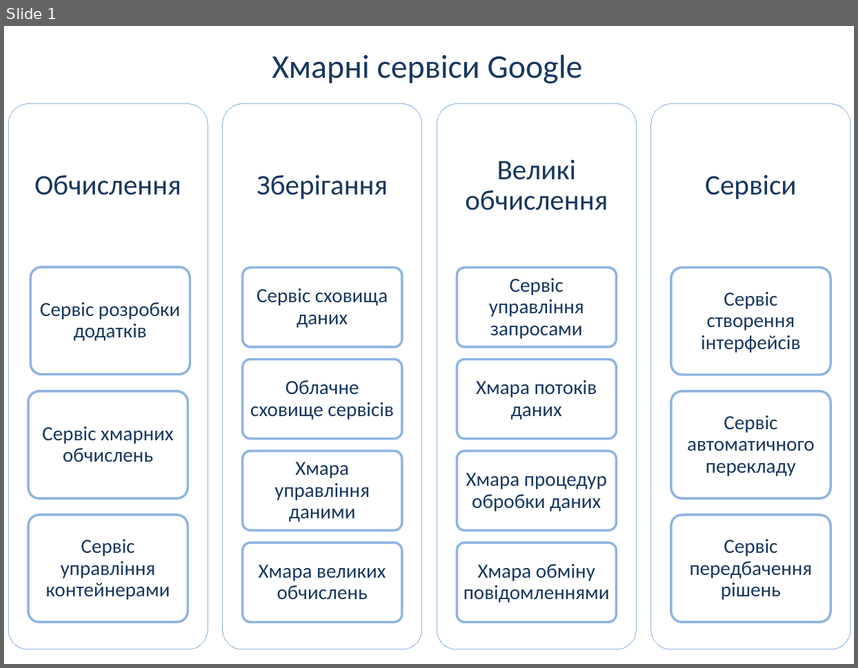
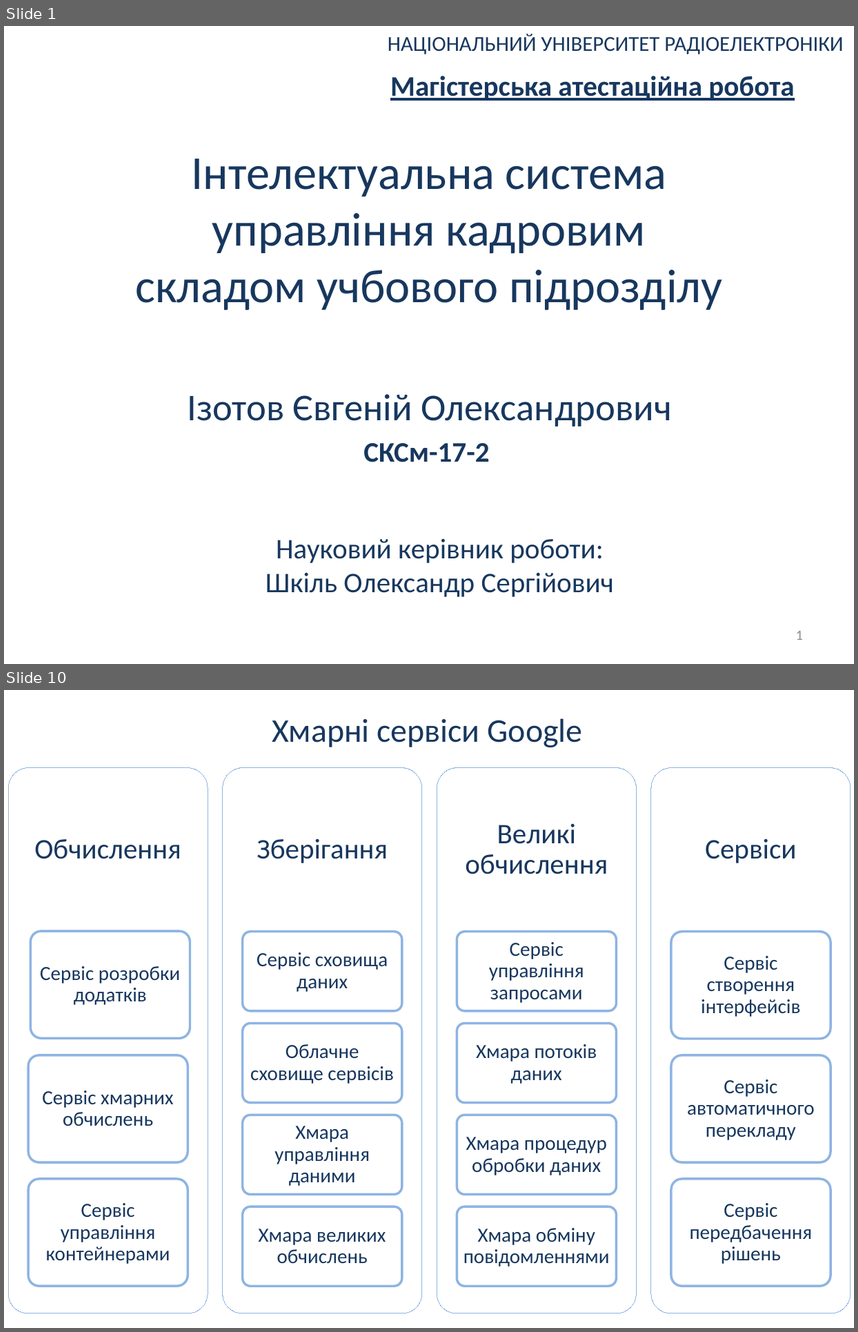
Before and after one commit to UdgineIzotov/diplom-doc, a slide deck: root/Презентация.pptx. Shown one above the other, each under a label of ours: slide 1 before the commit, slides 1 and 10 after it; the slides between them are not shown. The pictures are 858x668 and 858x1332 pixels, drawn with LibreOffice and Linux fonts; fonts in the diff are those of the drawing. Boxes give left, top, right and bottom in pixels: in the first picture for what was removed or moved away, otherwise in the second. Text is boxed around its words. In the diff, an @@ line names an element or a change of style, - is before the commit and + after.

```diff
--- a/root/Презентация.pptx
+++ b/root/Презентация.pptx
@@ slide 1 added at [4, 26, 854, 664], background #FFFFFF @@
@@ text added at [388, 34, 843, 54], 18 pt, text #17375E @@
+НАЦІОНАЛЬНИЙ УНІВЕРСИТЕТ РАДІОЕЛЕКТРОНІКИ
@@ text added at [390, 76, 794, 101], 24 pt, text #17375E, bold, underline @@
+Магістерська атестаційна робота
@@ text added at [135, 158, 722, 310], 40 pt, text #17375E @@
+Інтелектуальна система управління кадровим складом учбового підрозділу
@@ text added at [187, 394, 671, 426], 32 pt, text #17375E @@
+Ізотов Євгеній Олександрович
@@ text added at [363, 443, 489, 462], 24 pt, text #17375E, bold @@
+СКСм-17-2
@@ text added at [266, 538, 614, 597], 24 pt, text #17375E @@
+Науковий керівник роботи:
+Шкіль Олександр Сергійович
@@ page number added at [796, 630, 803, 639], 12 pt, text #8C8C8C @@
+1
@@ what was slide 1 is now slide 10 @@
```
Also in this commit, not shown: 9 other slides added, 2 other files.
